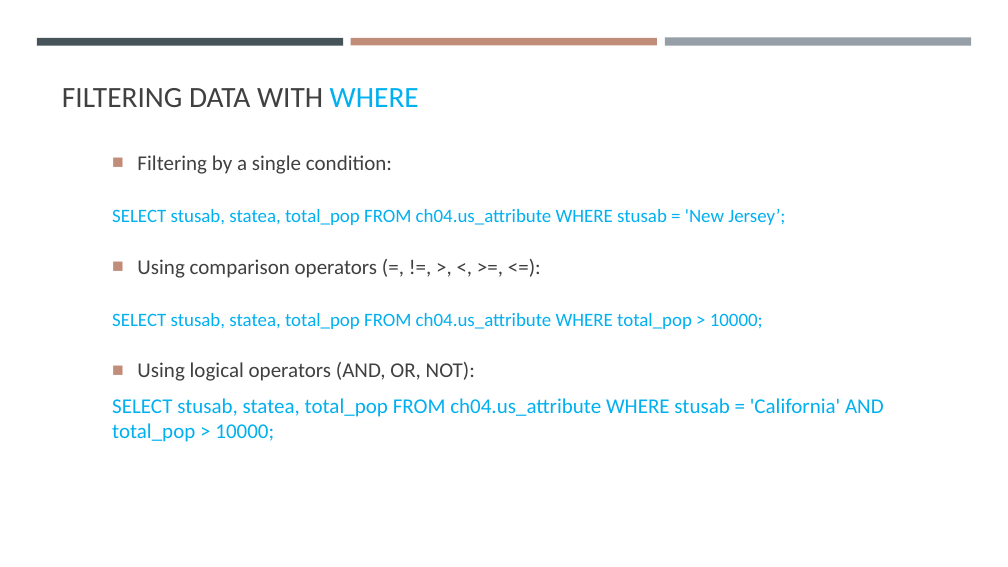
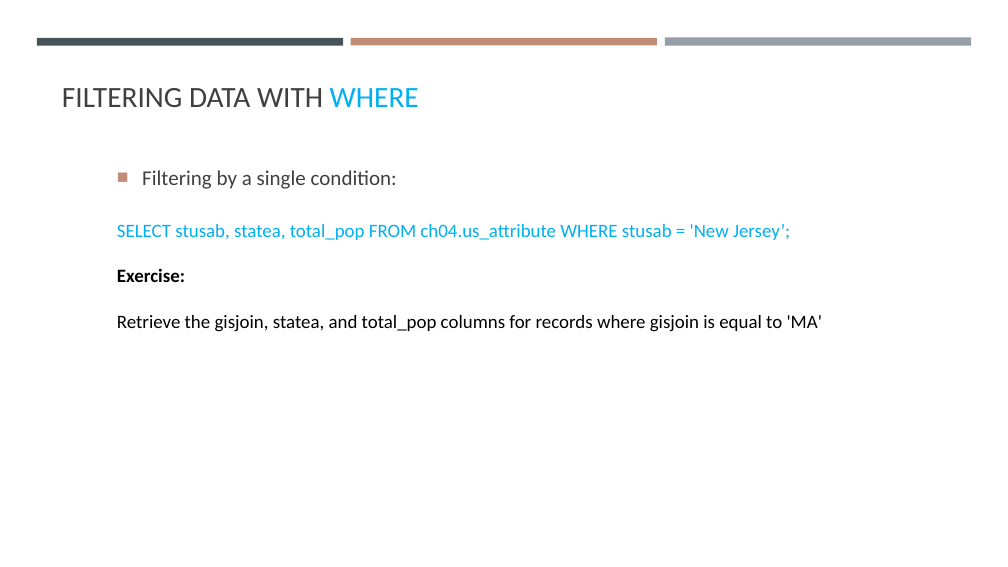
Before and after one commit to gisynw/ssj-376, a slide deck: slide 28 of docs/Lectures/Week04/Week04_SimpleSQL.pptx (slide 27 before the commit). Drawn at 1008x567 pixels with LibreOffice and Linux fonts; fonts in the diff are those of the drawing. Boxes give left, top, right and bottom in pixels: in the first picture for what was removed or moved away, otherwise in the second. Text is boxed around its words. In the diff, an @@ line names an element or a change of style, - is before the commit and + after.

```diff
--- a/docs/Lectures/Week04/Week04_SimpleSQL.pptx
+++ b/docs/Lectures/Week04/Week04_SimpleSQL.pptx
@@ text "Filtering by a single condition:": place and size @@
-text "Filtering by a single condition:" at (112,155,884,442)
+text "Filtering by a single condition:" at (117,170,822,332)
@@ text at (117,268,822,332): text changed; size 20 to 18 pt; text colour #00B0F0 to #000000 @@
-■ Using comparison operators (=, !=, >, <, >=, <=):
-SELECT stusab, statea, total_pop FROM ch04.us_attribute WHERE total_pop > 10000;
-■ Using logical operators (AND, OR, NOT):
-SELECT stusab, statea, total_pop FROM ch04.us_attribute WHERE stusab = 'California' AND total_pop > 10000;
+Exercise:
+Retrieve the gisjoin, statea, and total_pop columns for records where gisjoin is equal to 'MA'
```
Also in this commit, not shown: 10 other slides changed, 12 slides added, 2 other files.
